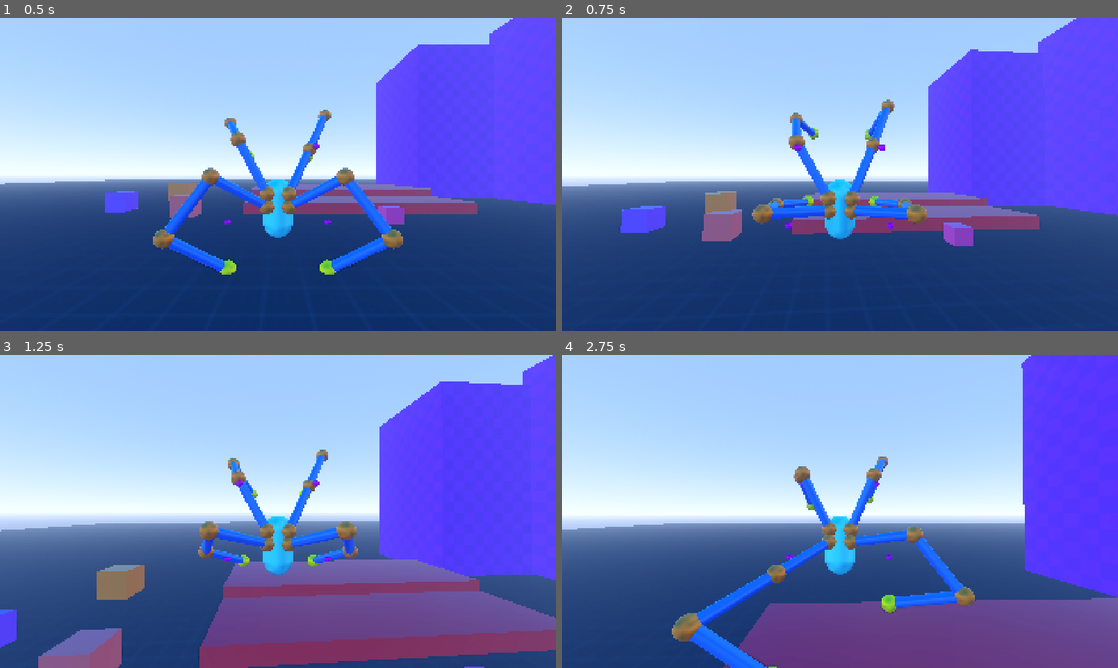
Above: before the commit, frames 1-4 (two rows, left to right).
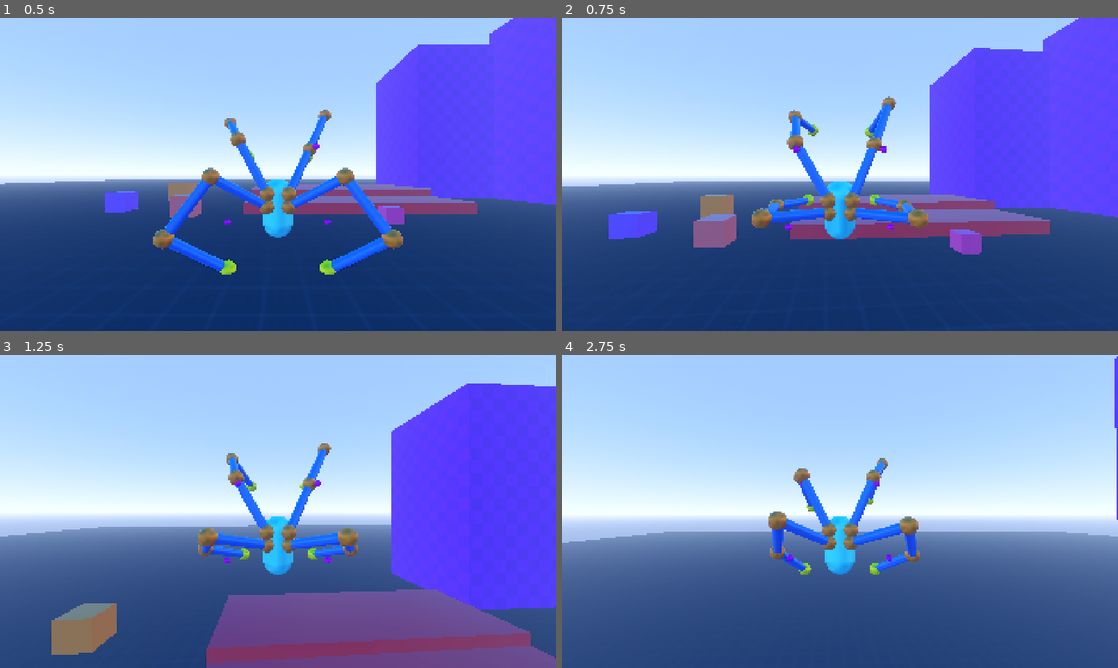
Above: after the commit, the same moments.

Repository: lliamsymonds04/doc-oc
Game: Godot game, scene res://main.tscn
The game is run twice, just before and just after one commit, with the same random seed, the same clock (stepped at 60 frames per second) and the same inputs.
Inputs (mouse positions are in pixels of both pictures, inside the frame that each line leads up to):
- Up to frame 1 (0.5 s): no input
- Up to frame 2 (0.75 s): move the mouse to (867, 174) at 0.52 s; hold W (forward) from 0.53 s (still down); tap Space (jump) at 0.6 s
- Up to frame 3 (1.25 s): keep holding W (forward); tap Space (jump) at 0.77, 1.07 s
- Up to frame 4 (2.75 s): keep holding W (forward); move the mouse to (812, 511) at 1.27 s; tap Space (jump) at 1.35, 1.52, 1.82, 2.1 s; move the mouse to (851, 505) at 2.02 s

Frame 1 is identical in both runs. In frame 2, 5.6% of the frame differs, in the area x 4-100%, y 0-76%; in frame 3, 19%; in frame 4, 38%, in the area x 0-100%, y 0-100%.

Commit message:
feat: sideways air tilt

Diff:
--- a/systems/player/player_controller.gd
+++ b/systems/player/player_controller.gd
@@ -30,9 +30,9 @@
 @export var air_speed: float = 5.0
 
 @export_category("Jump")
-@export var jump_vertical_velocity = 20.0
+@export var jump_vertical_velocity = 25.0
 @export var jump_horizontal_velocity = 30.0
-@export var max_jump_hold_time = 1.2
+@export var max_jump_hold_time = 0.6
 @export var min_jump_charge = 0.5
 
 @onready var arms: Array[BasicArm] = []
--- a/systems/player/states/air_state.gd
+++ b/systems/player/states/air_state.gd
@@ -8,6 +8,7 @@
 const TILT_PIVOT_ROTATION_SCALE : float = 0.02
 const TILT_FORWARD_LIMIT: float = deg_to_rad(30.0)
 const TILT_BACKWARD_LIMIT: float = deg_to_rad(30.0)
+const TILT_SIDEWAYS_LIMIT: float = deg_to_rad(20.0)
 
 func enter() -> void:
 	var p := player
@@ -28,6 +29,24 @@
 
 	p.velocity += p.get_gravity() * dt
 
+	_update_tilt(dt)
+	_update_arms()
+
+	var direction := p.camera_controller.get_input_direction(input_dir)
+	if direction.length_squared() > 0.0:
+		var target := direction * p.air_speed
+		p.velocity.x = lerp(p.velocity.x, target.x, dt * p.air_accel)
+		p.velocity.z = lerp(p.velocity.z, target.z, dt * p.air_accel)
+
+	var is_grounded = _check_grounded()
+	if is_grounded:
+		return
+
+	p.mount_prober.try_mount_wall(input_dir, p.velocity)
+
+func _update_tilt(dt: float) -> void:
+	var p := player
+
 	var velocityRotation := p.velocity.y * TILT_PIVOT_ROTATION_SCALE
 
 	if velocityRotation < -TILT_FORWARD_LIMIT:
@@ -42,21 +61,22 @@
 	var new_rot_x = lerp(current_rot_x, velocityRotation, dt * TILT_PIVOT_ROTATION_SPEED)
 	p.tilt_pivot.rotation.x = new_rot_x
 
+	# sideways tilt
+	var right: Vector3 = p.global_transform.basis.x
+	var side_speed: float = p.velocity.dot(right)
+	var current_rot_z := p.tilt_pivot.rotation.z
+	var target_rot_z = min(-side_speed * TILT_PIVOT_ROTATION_SCALE, TILT_SIDEWAYS_LIMIT)
+	var new_rot_z = lerp(current_rot_z, target_rot_z, dt * TILT_PIVOT_ROTATION_SPEED)
+	p.tilt_pivot.rotation.z = new_rot_z
+
+func _update_arms() -> void:
+	var p := player
+
 	var hand_velocity_offset = calculate_hand_velocity_offset(p.velocity)
 	for mount in p.all_mounts():
 		mount.arm.target = mount.compute_idle_target() + hand_velocity_offset
 
-	var direction := p.camera_controller.get_input_direction(input_dir)
-	if direction.length_squared() > 0.0:
-		var target := direction * p.air_speed
-		p.velocity.x = lerp(p.velocity.x, target.x, dt * p.air_accel)
-		p.velocity.z = lerp(p.velocity.z, target.z, dt * p.air_accel)
 
-	var is_grounded = _check_grounded()
-	if is_grounded:
-		return
-
-	p.mount_prober.try_mount_wall(input_dir, p.velocity)
 
 func _check_grounded() -> bool:
 	var p := player
--- a/systems/player/states/grounded_state.gd
+++ b/systems/player/states/grounded_state.gd
@@ -83,7 +83,7 @@
 		var jump_charge = lerp(p.min_jump_charge, 1.0, charge_f)
 
 		p.velocity.y = p.jump_vertical_velocity * jump_charge
-		p.velocity += direction * p.jump_horizontal_velocity * jump_charge
+		p.velocity += direction * p.jump_horizontal_velocity
 		p.set_state(p.StateID.AIR)
 
 func _update_tilt(dt: float) -> void:
